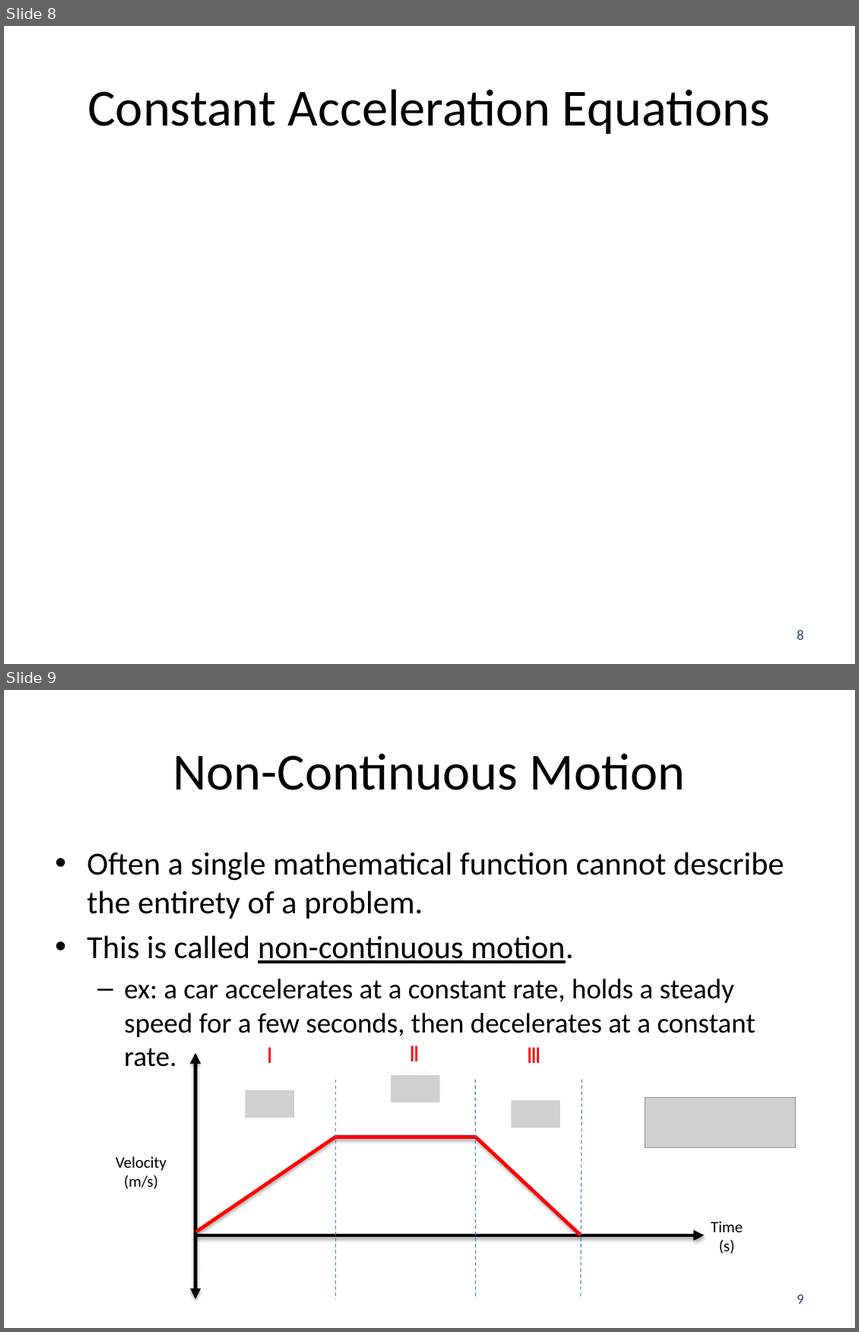
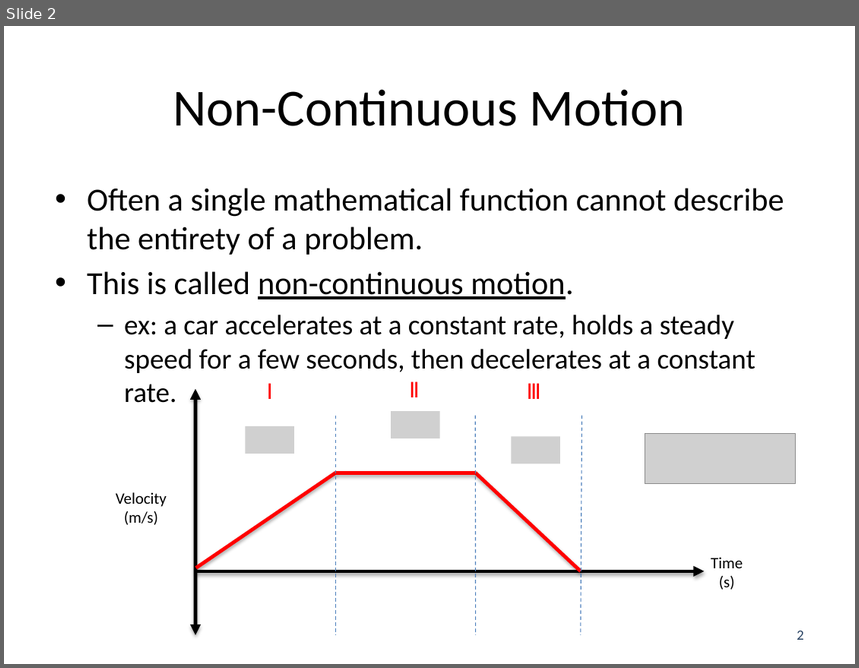
Before and after one commit to JacobMoore/mechanics_textbook, a slide deck: Lecture Slides/VideoLectureSlides/8.2.pptx. Shown one above the other, each under a label of ours: slides 8 and 9 before the commit, slide 2 after it. The pictures are 859x1332 and 859x668 pixels, drawn with LibreOffice and Linux fonts; fonts in the diff are those of the drawing; grey boxes stand for pictures. Boxes give left, top, right and bottom in pixels: in the first picture for what was removed or moved away, otherwise in the second. Text is boxed around its words. In the diff, an @@ line names an element or a change of style, - is before the commit and + after.

```diff
--- a/Lecture Slides/VideoLectureSlides/8.2.pptx
+++ b/Lecture Slides/VideoLectureSlides/8.2.pptx
@@ slide 8 removed at [4, 26, 855, 664], background #FFFFFF @@
@@ title removed at [88, 89, 770, 134] @@
-Constant Acceleration Equations
@@ page number removed at [797, 630, 804, 640] @@
-8
@@ what was slide 9 is now slide 2 @@
@@ page number at [797, 631, 804, 640]: text changed @@
-9
+2
```
Also in this commit, not shown: 2 slides changed, 6 other slides removed, 27 other files.
